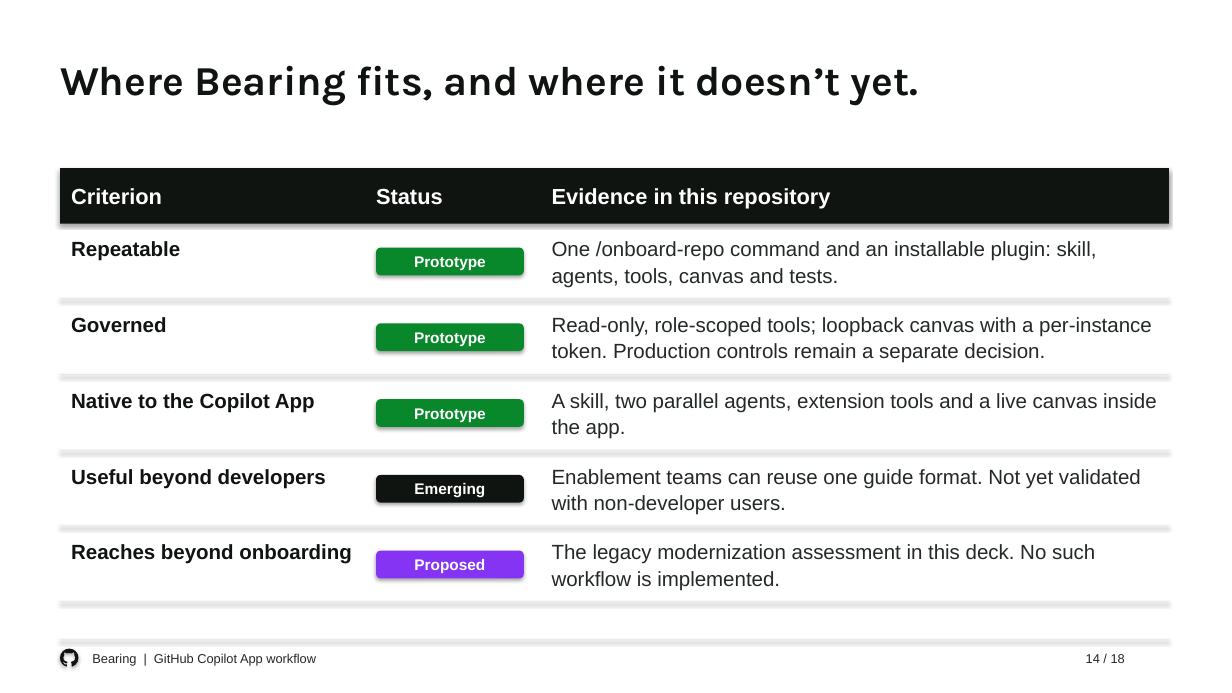
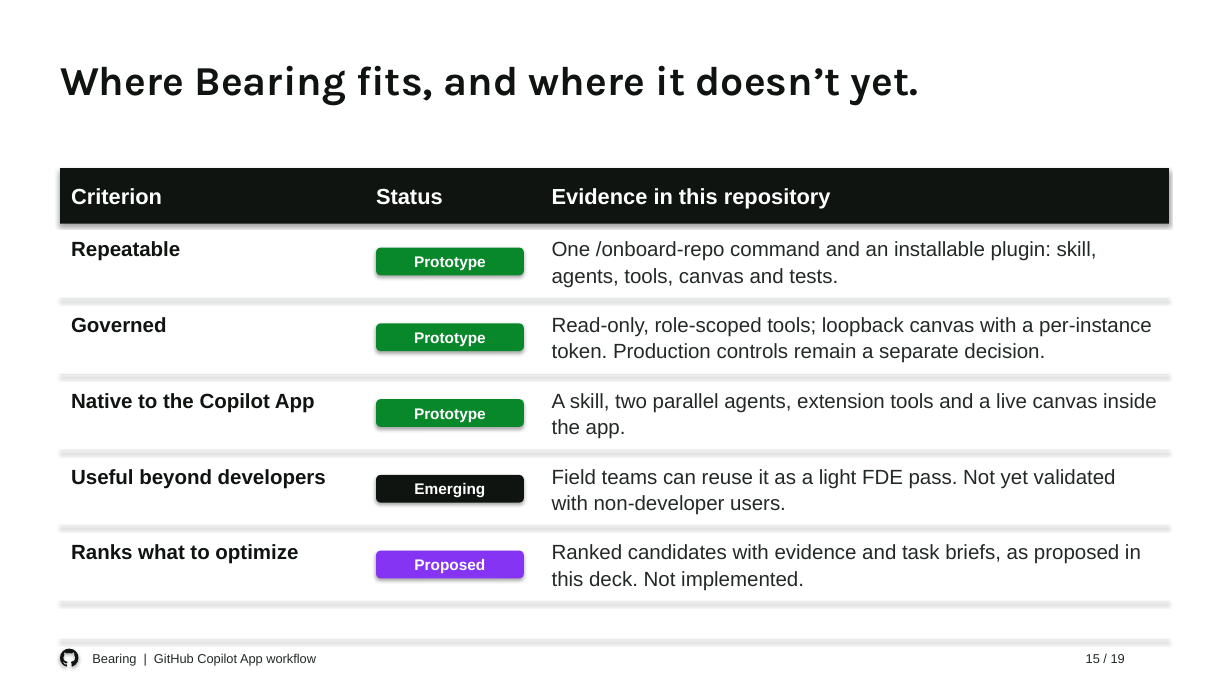
Before and after one commit to eltyagi/bearingV2, a slide deck: slide 15 of submission/bearing-enterprise-deck.pptx (slide 14 before the commit). Drawn at 1232x693 pixels with LibreOffice and Linux fonts; fonts in the diff are those of the drawing. Boxes give left, top, right and bottom in pixels: in the first picture for what was removed or moved away, otherwise in the second. Text is boxed around its words. In the diff, an @@ line names an element or a change of style, - is before the commit and + after.

```diff
--- a/submission/bearing-enterprise-deck.pptx
+++ b/submission/bearing-enterprise-deck.pptx
@@ text at <box>552,469,1116,515</box>: text changed @@
-Enablement teams can reuse one guide format. Not yet validated with non-developer users.
+Field teams can reuse it as a light FDE pass. Not yet validated with non-developer users.
@@ text at <box>71,544,298,564</box>: text changed @@
-Reaches beyond onboarding
+Ranks what to optimize
@@ text at <box>552,544,1141,591</box>: text changed @@
-The legacy modernization assessment in this deck. No such workflow is implemented.
+Ranked candidates with evidence and task briefs, as proposed in this deck. Not implemented.
@@ text at <box>1086,654,1125,663</box>: text changed @@
-14 / 18
+15 / 19
```
Also in this commit, not shown: 17 other slides changed, 1 slide added, 2 other files.
